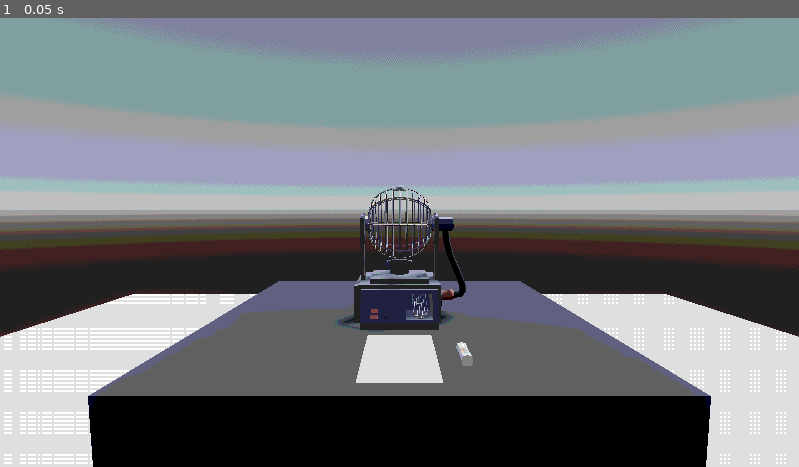
Above: before the commit, frame 1.
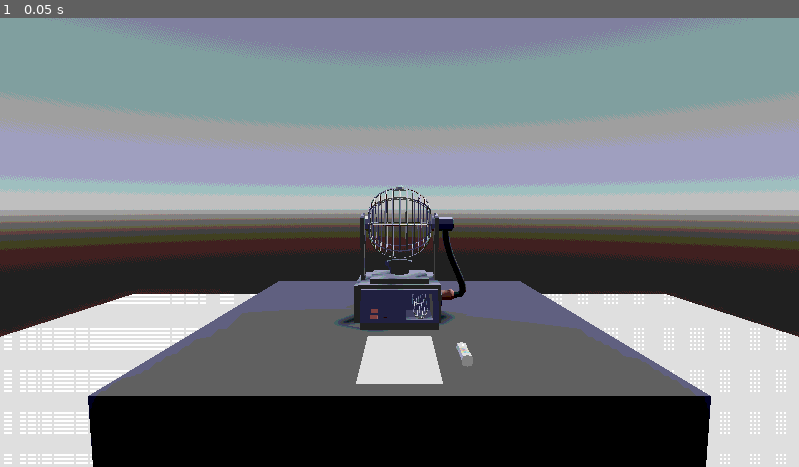
Above: after the commit, the same moment.

Repository: noahpete/bingo
Game: Godot game, scene res://scenes/main/main.tscn
Same seed, same stepped clock (60 frames per second), same inputs: the game is played once before the commit and once after it.
Inputs:
- Up to frame 1 (0.05 s): no input

The runs differ from the first frame. In frame 1, less than 0.1% of the frame differs, in the area x 44-56%, y 70-82%.

Commit message:
Dabber dabs

Diff:
--- /dev/null
+++ b/scenes/board/board.gd
@@ -0,0 +1,2 @@
+extends Node3D
+class_name Board
--- a/scenes/dabber/dabber.gd
+++ b/scenes/dabber/dabber.gd
@@ -1,2 +1,23 @@
 extends Item
 class_name Dabber
+
+@export var dab_scene: PackedScene
+@export var dab_manager: Node3D
+
+@onready var ray_cast_3d: RayCast3D = $RayCast3D
+@onready var util: Util = $"../../../Util"
+
+
+func dab() -> void:
+	var result = ray_cast_3d.get_collider()
+	if not result:
+		return
+
+	# Get the collision point from the raycast
+	var intersection_point = ray_cast_3d.get_collision_point()
+
+	# Instantiate the dab object and set its position to the intersection point
+	var dab = dab_scene.instantiate()
+	dab.global_transform.origin = intersection_point
+	await util.wait(0.1)
+	dab_manager.add_child(dab)
--- a/scenes/dabber/dabber.tscn
+++ b/scenes/dabber/dabber.tscn
@@ -1,7 +1,8 @@
-[gd_scene load_steps=5 format=3 uid="uid://bn7lutbjru3y0"]
+[gd_scene load_steps=6 format=3 uid="uid://bn7lutbjru3y0"]
 
 [ext_resource type="PackedScene" uid="uid://dg4ihc3kxtse0" path="res://scenes/dabber/dabber.glb" id="1_dwi3b"]
 [ext_resource type="Script" path="res://scenes/dabber/dabber.gd" id="1_sqvfl"]
+[ext_resource type="PackedScene" uid="uid://dftbb8x8tnmv" path="res://scenes/dabber/dabs/dab.tscn" id="3_txhwx"]
 
 [sub_resource type="ConcavePolygonShape3D" id="ConcavePolygonShape3D_m04j4"]
 data = PackedVector3Array(-1.1856, 1.1457, 0, -1, 1.4219, -1, -1.2206, 1.4219, 0, -1.1856, 1.1457, 0, -0.9713, 1.1457,  …(6770 unchanged characters)…
@@ -13,6 +14,7 @@
 [node name="Dabber" instance=ExtResource("1_dwi3b")]
 transform = Transform3D(0.1, 0, 0, 0, 0.1, 0, 0, 0, 0.1, 0, 0, 0)
 script = ExtResource("1_sqvfl")
+dab_scene = ExtResource("3_txhwx")
 
 [node name="StaticBody3D" type="StaticBody3D" parent="." index="1"]
 
@@ -24,3 +26,6 @@
 
 [node name="CollisionShape3D" type="CollisionShape3D" parent="Area3D" index="0"]
 shape = SubResource("CapsuleShape3D_rclm1")
+
+[node name="RayCast3D" type="RayCast3D" parent="." index="3"]
+target_position = Vector3(0, 1, 0)
--- /dev/null
+++ b/scenes/dabber/dabs/dab.gd
@@ -0,0 +1,12 @@
+extends Node3D
+class_name Dab
+
+@export var dab_color: Color = "3576ff"
+@export var dabs: Array[Texture2D]
+
+@onready var decal: Decal = $Decal
+
+
+func _ready() -> void:
+	decal.texture_albedo = dabs.pick_random()
+	decal.modulate = dab_color
--- /dev/null
+++ b/scenes/dabber/dabs/dab.gdshader
@@ -0,0 +1,24 @@
+shader_type spatial;
+
+uniform sampler2D noise_texture : hint_default_black;
+uniform float radius : hint_range(0.0, 1.0) = 0.5; // Control the size of the circle
+
+void fragment() {
+    // Get the texture coordinates of the fragment
+    vec2 center = vec2(0.5, 0.5); // Center of the sprite (normalized coordinates)
+    vec2 uv = FRAGCOORD.xy / 1.0; // Fragment's coordinates in UV space
+
+    // Calculate the distance from the center of the texture
+    float dist = distance(uv, center);
+
+    // If the distance is greater than the radius, discard the fragment
+    if (dist > radius) {
+        discard;
+    }
+
+    // Sample the noise texture
+    vec4 noise_sample = texture(noise_texture, uv);
+
+    // Set the final color (you can modify this based on the noise texture's value)
+    ALBEDO = noise_sample.rgb;
+}
--- /dev/null
+++ b/scenes/dabber/dabs/dab.tscn
@@ -0,0 +1,17 @@
+[gd_scene load_steps=7 format=3 uid="uid://dftbb8x8tnmv"]
+
+[ext_resource type="Script" path="res://scenes/dabber/dabs/dab.gd" id="1_lxuv5"]
+[ext_resource type="Texture2D" uid="uid://dlpu6pk4jlo3i" path="res://scenes/dabber/dabs/dab0.png" id="2_d4b6f"]
+[ext_resource type="Texture2D" uid="uid://s8rf6t73ithe" path="res://scenes/dabber/dabs/dab1.png" id="3_a6kqj"]
+[ext_resource type="Texture2D" uid="uid://ce0qcdvpgec3j" path="res://scenes/dabber/dabs/dab2.png" id="4_r3vrq"]
+[ext_resource type="Texture2D" uid="uid://ksv0l43rbupd" path="res://scenes/dabber/dabs/dab3.png" id="5_ie1cw"]
+[ext_resource type="Texture2D" uid="uid://clmdyogm8ti30" path="res://scenes/dabber/dabs/dab4.png" id="6_nm2ac"]
+
+[node name="Dab" type="Node3D"]
+script = ExtResource("1_lxuv5")
+dab_color = Color(0.207843, 0.462745, 1, 0.862745)
+dabs = Array[Texture2D]([ExtResource("2_d4b6f"), ExtResource("3_a6kqj"), ExtResource("4_r3vrq"), ExtResource("5_ie1cw"), ExtResource("6_nm2ac")])
+
+[node name="Decal" type="Decal" parent="."]
+size = Vector3(0.02, 0.02, 0.02)
+texture_albedo = ExtResource("2_d4b6f")
--- a/scenes/main/main.tscn
+++ b/scenes/main/main.tscn
@@ -9,6 +9,8 @@
 [ext_resource type="Script" path="res://scripts/states/wait.gd" id="4_nq7ej"]
 [ext_resource type="Script" path="res://scripts/states/marking.gd" id="5_a3l7h"]
 [ext_resource type="Script" path="res://scripts/input_manager.gd" id="6_1yex1"]
+[ext_resource type="Script" path="res://scripts/util.gd" id="7_641w3"]
+[ext_resource type="Script" path="res://scenes/board/board.gd" id="10_krg4l"]
 [ext_resource type="PackedScene" uid="uid://bn7lutbjru3y0" path="res://scenes/dabber/dabber.tscn" id="10_xjqur"]
 
 [sub_resource type="Animation" id="Animation_5xecm"]
@@ -122,6 +124,9 @@
 [sub_resource type="PlaneMesh" id="PlaneMesh_sg6x3"]
 size = Vector2(0.15, 0.25)
 
+[sub_resource type="ConcavePolygonShape3D" id="ConcavePolygonShape3D_1n5qy"]
+data = PackedVector3Array(0.075, 0, 0.125, -0.075, 0, 0.125, 0.075, 0, -0.125, -0.075, 0, 0.125, -0.075, 0, -0.125, 0.075, 0, -0.125)
+
 [node name="Main" type="Node"]
 script = ExtResource("1_8170c")
 
@@ -146,6 +151,9 @@
 [node name="InputManager" type="Node" parent="."]
 script = ExtResource("6_1yex1")
 
+[node name="Util" type="Node" parent="."]
+script = ExtResource("7_641w3")
+
 [node name="Timer" type="Timer" parent="."]
 
 [node name="PostProcessing" parent="." instance=ExtResource("4_hvjgh")]
@@ -166,14 +174,26 @@
 [node name="BingoMachine" parent="Entities" instance=ExtResource("3_t17rl")]
 transform = Transform3D(-4.37114e-09, 0, -0.1, 0, 0.1, 0, 0.1, 0, -4.37114e-09, 0, 0.498174, 0)
 
-[node name="Board" type="MeshInstance3D" parent="Entities"]
-transform = Transform3D(1, 0, 0, 0, 1, 0, 0, 0, 1, 0, 0.503262, 0.334489)
+[node name="Board" type="Node3D" parent="Entities"]
+script = ExtResource("10_krg4l")
+
+[node name="Board" type="MeshInstance3D" parent="Entities/Board"]
+transform = Transform3D(1, 0, 0, 0, 1, 0, 0, 0, 1, 0, 0.5008, 0.334489)
 mesh = SubResource("PlaneMesh_sg6x3")
+skeleton = NodePath("../..")
+
+[node name="StaticBody3D" type="StaticBody3D" parent="Entities/Board/Board"]
+
+[node name="CollisionShape3D" type="CollisionShape3D" parent="Entities/Board/Board/StaticBody3D"]
+shape = SubResource("ConcavePolygonShape3D_1n5qy")
+
+[node name="Dabs" type="Node3D" parent="Entities/Board"]
 
 [node name="Items" type="Node3D" parent="Entities"]
 unique_name_in_owner = true
 
-[node name="Dabber" parent="Entities/Items" instance=ExtResource("10_xjqur")]
-transform = Transform3D(-4.37114e-09, 4.37114e-09, -0.1, 0.1, -4.37114e-09, -4.37114e-09, -4.37114e-09, -0.1, -4.37114e-09, 0.128525, 0.513115, 0.355888)
+[node name="Dabber" parent="Entities/Items" node_paths=PackedStringArray("dab_manager") instance=ExtResource("10_xjqur")]
+transform = Transform3D(-4.36983e-09, 3.61999e-07, -0.1, 0.1, -3.61999e-07, -4.37114e-09, -3.61999e-07, -0.1, -3.61999e-07, 0.128525, 0.513115, 0.355888)
+dab_manager = NodePath("../../Board/Dabs")
 
 [editable path="Entities/BingoMachine"]
--- a/scripts/states/marking.gd
+++ b/scripts/states/marking.gd
@@ -59,6 +59,9 @@
 func _dab() -> void:
 	var down_tween = create_tween()
 	down_tween.tween_property(dabber, "global_transform:origin:y", MARKER_LOWERED_HEIGHT, MARKER_VERTICAL_TRAVEL_TIME)
+	dabber.dab()
 	await down_tween.finished
+
+
 	var up_tween = create_tween()
 	up_tween.tween_property(dabber, "global_transform:origin:y", MARKER_RAISED_HEIGHT, MARKER_VERTICAL_TRAVEL_TIME)
--- /dev/null
+++ b/scripts/util.gd
@@ -0,0 +1,6 @@
+extends Node
+class_name Util
+
+
+func wait(time: float) -> void:
+	await get_tree().create_timer(time).timeout
Binary file added: scenes/dabber/dabs/dab0.png
Not shown, added: scenes/dabber/dabs/dab0.png.import
Binary file added: scenes/dabber/dabs/dab1.png
Not shown, added: scenes/dabber/dabs/dab1.png.import
Binary file added: scenes/dabber/dabs/dab2.png
Not shown, added: scenes/dabber/dabs/dab2.png.import
Binary file added: scenes/dabber/dabs/dab3.png
Not shown, added: scenes/dabber/dabs/dab3.png.import
Binary file added: scenes/dabber/dabs/dab4.png
Not shown, added: scenes/dabber/dabs/dab4.png.import
Not shown: 1 places in scenes/main/main.tscn that only renumber resources
